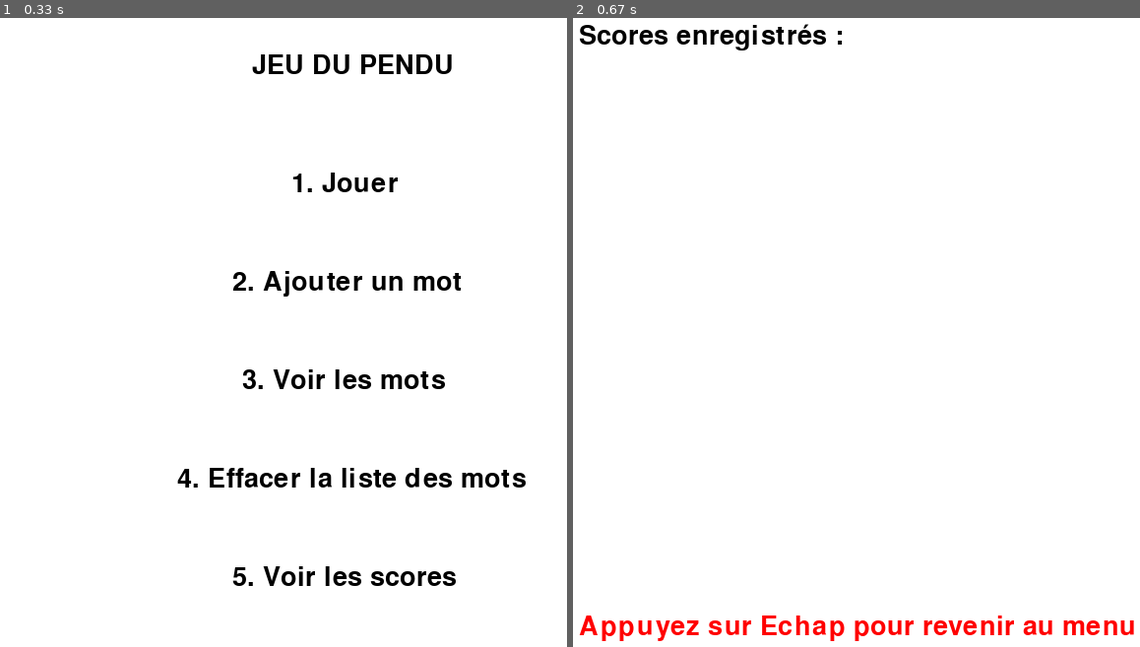
Above: before the commit, frames 1-2 (left to right).
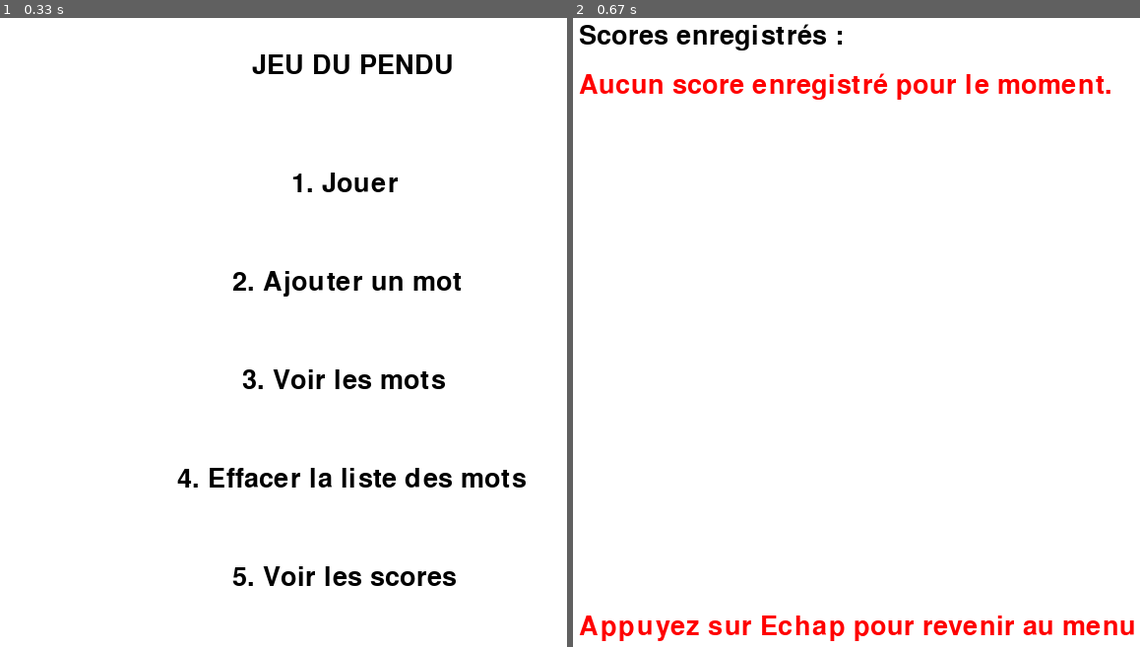
Above: after the commit, the same moments.

Repository: Hippolyte-Geslain/pendu
Game: pygame game, started from Pendu.py
The game is run twice, just before and just after one commit, with the same random seed, the same clock (stepped at 60 frames per second) and the same inputs.
Inputs:
- Up to frame 1 (0.33 s): no input
- Up to frame 2 (0.67 s): tap 5 at 0.33 s

Frame 1 is identical in both runs. In frame 2, 1.3% of the frame differs, in the area x 1-95%, y 8-13%.

Commit message:
correction afficheur score

Diff:
--- a/Pendu.py
+++ b/Pendu.py
@@ -250,14 +250,29 @@
                 else:
                     mot += event.unicode
 
+
+def voir_scores():
+    if not os.path.exists(SCORES_FICHIER):
+        print("Création d'un nouveau fichier de scores...")
+        with open(SCORES_FICHIER, "w") as f:
+            pass  # Crée un fichier vide
+        return []
+    with open(SCORES_FICHIER, "r") as f:
+        scores = f.read().splitlines()
+        print(f"Scores trouvés : {scores}")
+        return [int(score) for score in scores if score.isdigit()]
+
 def afficher_scores():
     clock = pygame.time.Clock()
     scores = voir_scores()
     while True:
-        screen.fill(WHITE) #.fill sert a remplir l'ecran avec une couleur
+        screen.fill(WHITE)
         afficher_texte("Scores enregistrés :", 50, 50)
-        for i, score in enumerate(scores): #enumerate sert a donner un index a chaque element de la liste
-            afficher_texte(f"Partie {i + 1}: {score} points", 50, 100 + i * 40)
+        if scores:
+            for i, score in enumerate(scores):
+                afficher_texte(f"Partie {i + 1}: {score} points", 50, 100 + i * 40)
+        else:
+            afficher_texte("Aucun score enregistré pour le moment.", 50, 100, RED)
         afficher_texte("Appuyez sur Echap pour revenir au menu", 50, HEIGHT - 50, RED)
         pygame.display.flip()
 
@@ -268,6 +283,8 @@
             if event.type == pygame.KEYDOWN:
                 if event.key == pygame.K_ESCAPE:
                     return
+
+        clock.tick(30)
 
         clock.tick(30)
 
